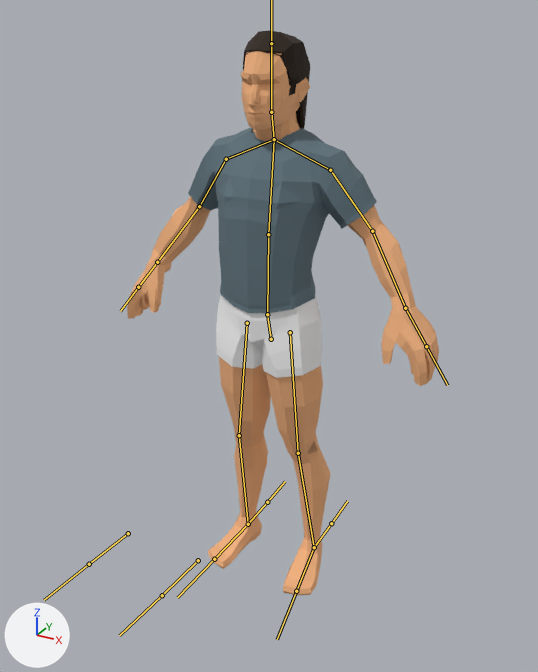
An edit to the FBX model Assets/Rigs/HumanRig.fbx, drawn before and after from the same camera.
One viewpoint serves both versions: a 50 mm camera at (1.15, -2.1, 2.03) aimed at (0.09, -0.18, 1.07). The axes (+X, +Y, +Z) are drawn at lower left. The lights are the same throughout. The bones that bend it are drawn over the model as lines.

The first picture shows 'FemBase', 'FemHair1', 'FemHair2', 'FemTShirt', 'MascBase', 'MascHair1', 'MascHair2', 'MascHair3', 'MascTShirt'.
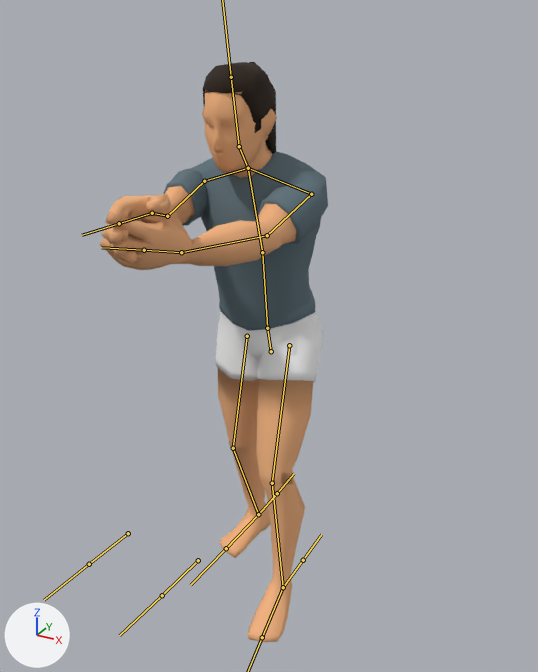
The newer file adds an action. The first version stands in its rest pose; the second is drawn at frame 4 of the action 'Rig|SideArmFire'.

The edits, one by one:
Bone 'Root' (bone_root) moves from (0.0, 0.0, 0.0) to (0.0, -0.047, 0.013).
Bone 'Spine1' (bone_spine1) turns from (0, 0, 0) to (8, 0, 0) degrees about its own x, y and z.
Bone 'Spine2' (bone_spine2) turns from (0, 0, 0) to (15, 0, 0) degrees about its own x, y and z.
Bone 'Head' (bone_head) turns from (0, 0, 0) to (-13, 0, 0) degrees about its own x, y and z.
Bone 'UpperArm.L' (bone_upperarm_l) turns from (0, 0, 0) to (105, 7, -8) degrees about its own x, y and z.
Bone 'LowerArm.L' (bone_lowerarm_l) turns from (0, 0, 0) to (3, 24, -10) degrees about its own x, y and z.
Bone 'Hand.L' (bone_hand_l) turns from (0, 0, 0) to (-37, -97, 60) degrees about its own x, y and z.
Bone 'UpperArm.R' (bone_upperarm_r) turns from (0, 0, 0) to (105, -6, 30) degrees about its own x, y and z.
Bone 'LowerArm.R' (bone_lowerarm_r) turns from (0, 0, 0) to (12, 3, 21) degrees about its own x, y and z.
Bone 'Hand.R' (bone_hand_r) turns from (0, 0, 0) to (-10, 0, -24) degrees about its own x, y and z.
Bone 'UpperLeg.L' (bone_upperleg_l) turns from (0, 0, 0) to (29, -2, 2) degrees about its own x, y and z.
Bone 'LowerLeg.L' (bone_lowerleg_l) turns from (0, 0, 0) to (-24, -1, -3) degrees about its own x, y and z.
Bone 'Foot.L' (bone_foot_l) turns from (0, 0, 0) to (-4, 2, -2) degrees about its own x, y and z.
Bone 'UpperLeg.R' (bone_upperleg_r) turns from (0, 0, 0) to (3, 1, -2) degrees about its own x, y and z.
Bone 'LowerLeg.R' (bone_lowerleg_r) turns from (0, 0, 0) to (-16, 0, 2) degrees about its own x, y and z.
Bone 'Foot.R' (bone_foot_r) turns from (0, 0, 0) to (13, 1, -4) degrees about its own x, y and z.

Location of each change, [x1, y1, x2, y2] in pixels of the pictures (538 x 672 px):
'MascBase', posed: before [127, 52, 439, 595]; after [100, 90, 305, 642]
'FemBase', posed (29% narrower): before [135, 51, 422, 523]; after [121, 92, 324, 560]
'MascTShirt', posed (13% narrower): before [188, 128, 377, 313]; after [163, 149, 328, 331]
'MascHair1', posed (9% wider): before [243, 30, 310, 107]; after [203, 62, 276, 137]
'FemTShirt', posed: before [215, 132, 319, 308]; after [208, 151, 315, 322]
'MascHair2', posed (9% wider, 6% shorter): before [243, 33, 310, 128]; after [203, 65, 276, 154]
'FemHair2', posed: before [245, 37, 310, 85]; after [204, 62, 276, 117]
'FemHair1', posed (7% wider): before [243, 52, 310, 86]; after [204, 91, 276, 123]
'MascHair3', posed: before [249, 50, 268, 53]; after [208, 91, 227, 94]
bone 'Root', root to tip: before (271, 339) to (267, 315); after (271, 351) to (267, 328)
bone 'Spine1', root to tip: before (267, 314) to (268, 234); after (267, 328) to (262, 252)
bone 'Spine2', root to tip: before (268, 234) to (274, 139); after (262, 252) to (248, 168)
bone 'Head', root to tip: before (271, 112) to (271, 43); after (239, 146) to (231, 77)
bone 'UpperArm.L', root to tip: before (330, 170) to (372, 231); after (311, 194) to (267, 235)
bone 'LowerArm.L', root to tip: before (372, 231) to (405, 308); after (267, 235) to (181, 252)
bone 'Hand.L', root to tip: before (405, 308) to (426, 346); after (181, 252) to (144, 250)
bone 'UpperArm.R', root to tip: before (226, 159) to (199, 206); after (204, 181) to (167, 216)
bone 'LowerArm.R', root to tip: before (199, 206) to (157, 262); after (167, 216) to (152, 213)
bone 'Hand.R', root to tip: before (157, 262) to (138, 287); after (152, 213) to (119, 223)
bone 'UpperLeg.L', root to tip: before (290, 332) to (298, 453); after (289, 345) to (272, 483)
bone 'LowerLeg.L', root to tip: before (298, 453) to (314, 547); after (272, 483) to (283, 587)
bone 'Foot.L', root to tip: before (314, 547) to (296, 591); after (283, 587) to (262, 637)
bone 'UpperLeg.R', root to tip: before (247, 323) to (239, 435); after (247, 336) to (233, 448)
bone 'LowerLeg.R', root to tip: before (239, 435) to (248, 524); after (233, 448) to (258, 514)
bone 'Foot.R', root to tip: before (248, 524) to (214, 559); after (258, 514) to (226, 548)
